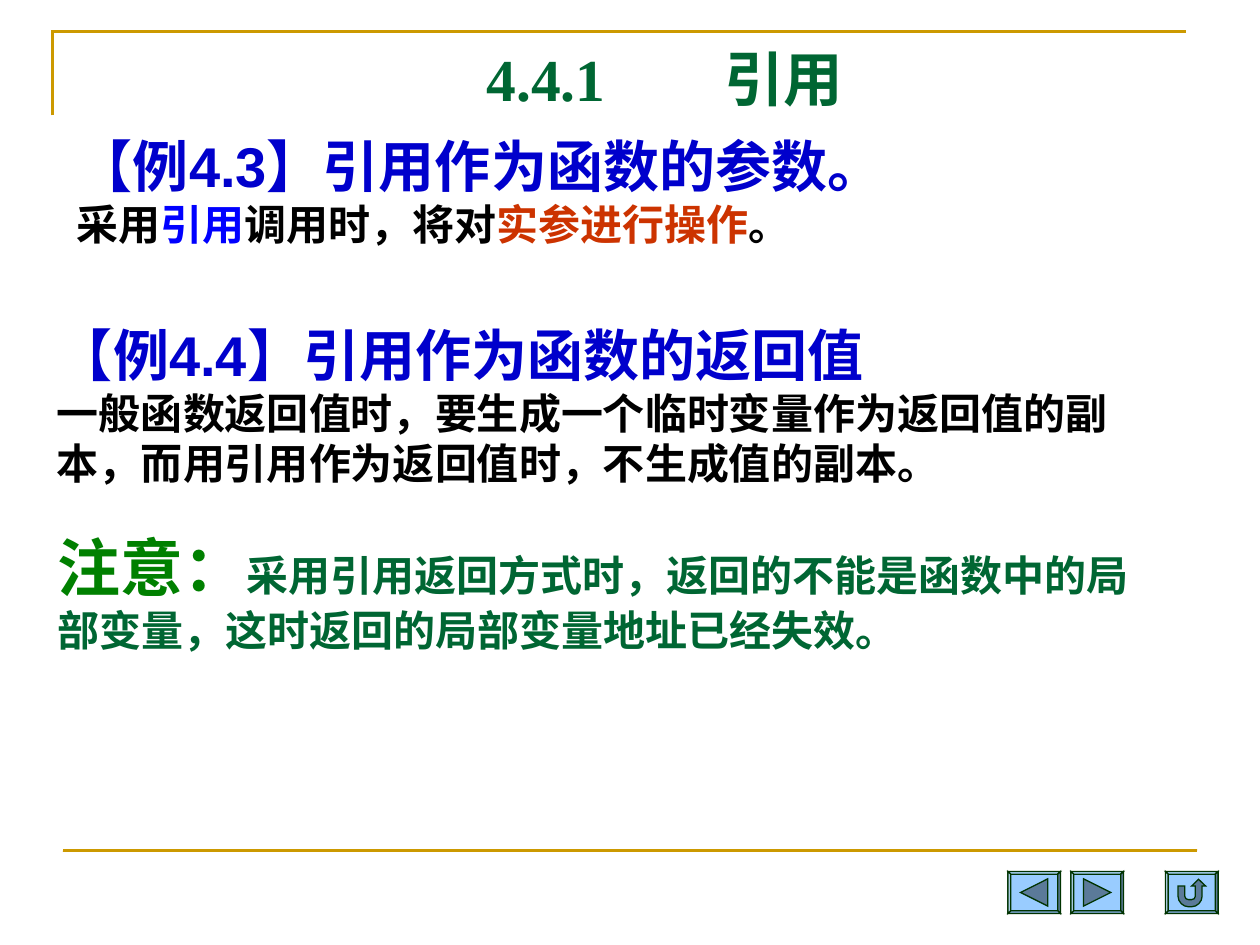
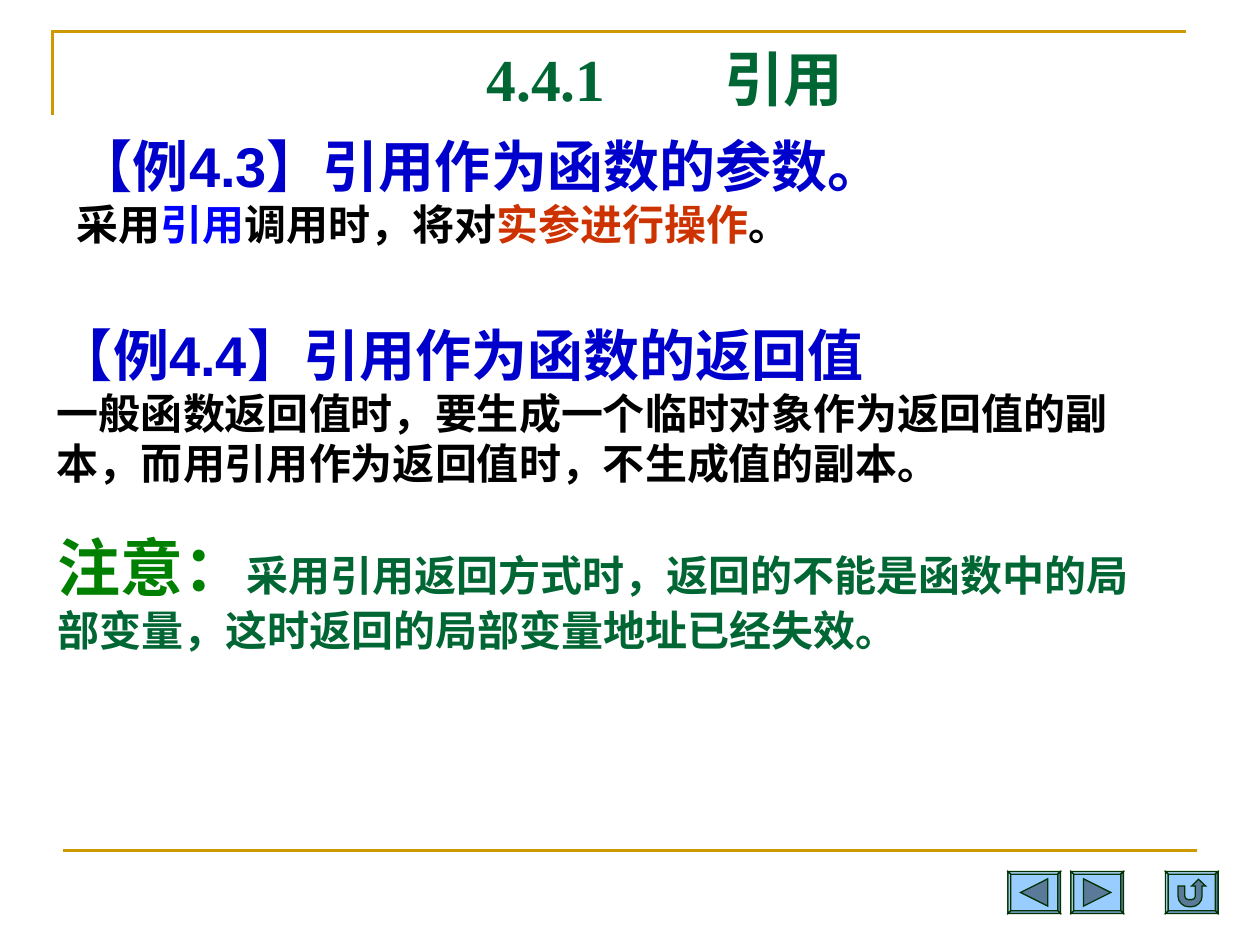
Before and after one commit to Changhe160/Changhe160.github.io, a slide deck: slide 36 of teachingRes/Cplusplus/unit04类与对象.ppt (slide 35 before the commit). Drawn at 1260x945 pixels with LibreOffice and Linux fonts; fonts in the diff are those of the drawing. Boxes give left, top, right and bottom in pixels: in the first picture for what was removed or moved away, otherwise in the second. Text is boxed around its words. In the diff, an @@ line names an element or a change of style, - is before the commit and + after.

```diff
--- a/teachingRes/Cplusplus/unit04类与对象.ppt
+++ b/teachingRes/Cplusplus/unit04类与对象.ppt
@@ text at <box>57,393,1107,485</box>: text changed @@
-一般函数返回值时，要生成一个临时变量作为返回值的副本，而用引用作为返回值时，不生成值的副本。
+一般函数返回值时，要生成一个临时对象作为返回值的副本，而用引用作为返回值时，不生成值的副本。
```
Also in this commit, not shown: 12 other slides changed, 1 slide added.
